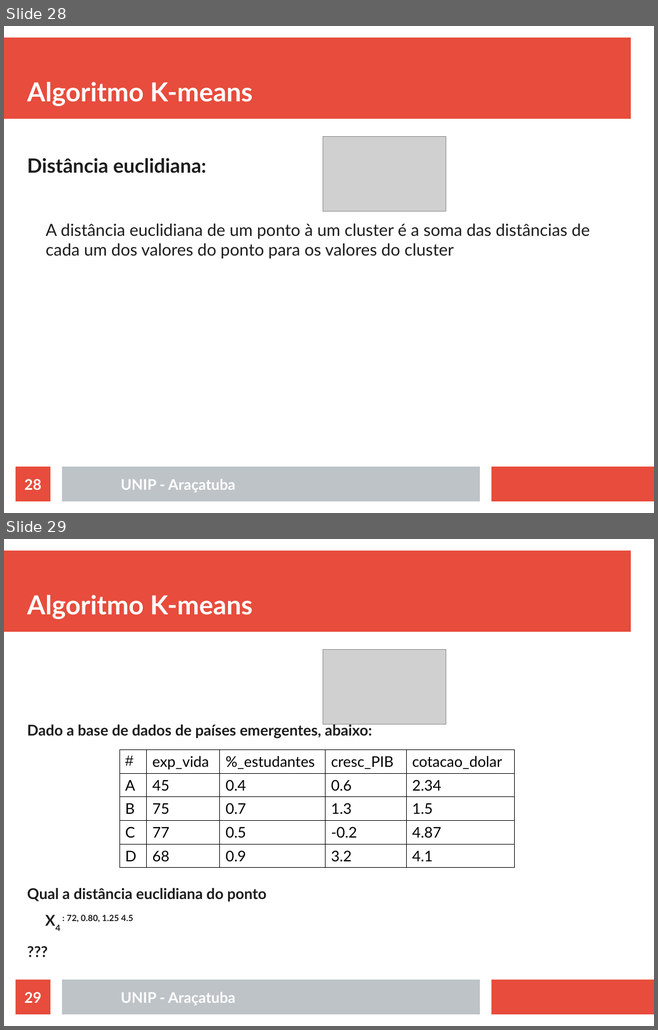
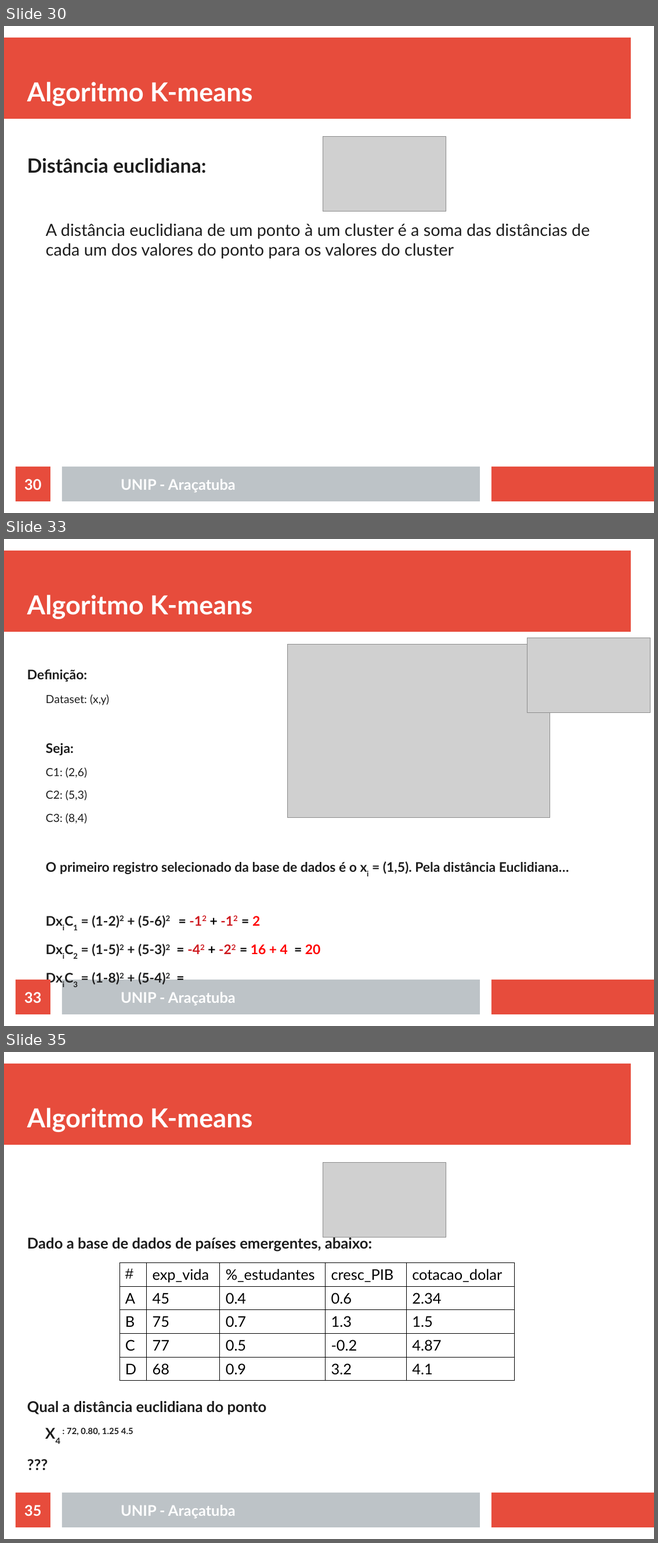
Before and after one commit to rafaelstojoao/pos-unip, a slide deck: [2020][modulo][Machine_Learning]/[aula]02[Agrupamento].odp. Shown one above the other, each under a label of ours: slides 28 and 29 before the commit, slides 30, 33 and 35 after it; the slides between them are not shown. The pictures are 658x1030 and 658x1543 pixels, drawn with LibreOffice and Linux fonts; fonts in the diff are those of the drawing; grey boxes stand for pictures. Boxes give left, top, right and bottom in pixels: in the first picture for what was removed or moved away, otherwise in the second. Text is boxed around its words. In the diff, an @@ line names an element or a change of style, - is before the commit and + after.

```diff
--- a/[2020][modulo][Machine_Learning]/[aula]02[Agrupamento].odp
+++ b/[2020][modulo][Machine_Learning]/[aula]02[Agrupamento].odp
@@ slide 33 added at [4,539,654,1026], background #FFFFFF; not listed: 3 template elements that a slide beside it also shows @@
@@ title added at [27,595,253,619], 32 pt, text #FFFFFF, bold @@
+Algoritmo K-means
@@ picture added at [527,638,650,713] @@
@@ picture added at [288,645,550,818] @@
@@ text added at [27,669,569,985], 16.2 pt, text #1C1C1C, bold @@
+Definição:
+  Dataset: (x,y)
+Seja:
+  C1: (2,6)
+  C2: (5,3)
+  C3: (8,4)
+O primeiro registro selecionado da base de dados é o xi = (1,5). Pela distância Euclidiana…
+DxiC1 = (1-2)2 + (5-6)2 = -12 + -12 = 2
+DxiC2 = (1-5)2 + (5-3)2 = -42 + -22 = 16 + 4 = 20
+DxiC3 = (1-8)2 + (5-4)2 =
@@ page number added at [16,980,50,1015], fill #E74C3C, 18 pt, text #FFFFFF, bold @@
+33
@@ text added at [121,992,235,1005], 18 pt, text #FFFFFF, bold @@
+UNIP - Araçatuba
@@ what was slide 28 is now slide 30 @@
@@ page number at [24,479,41,490]: text changed @@
-28
+30
@@ what was slide 29 is now slide 35 @@
@@ page number at [24,1505,41,1516]: text changed @@
-29
+35
```
Also in this commit, not shown: 10 slides changed, 7 other slides added, 1 other file.
